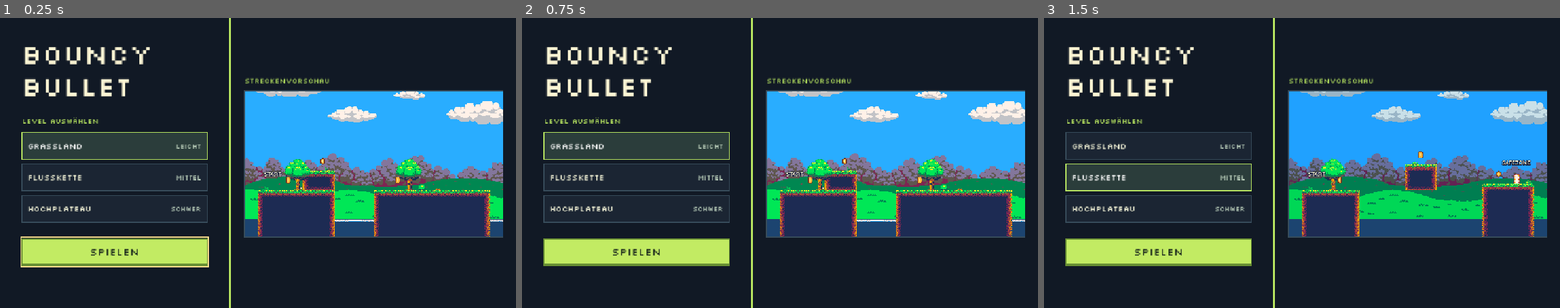
Above: before the commit, frames 1-3 (left to right).
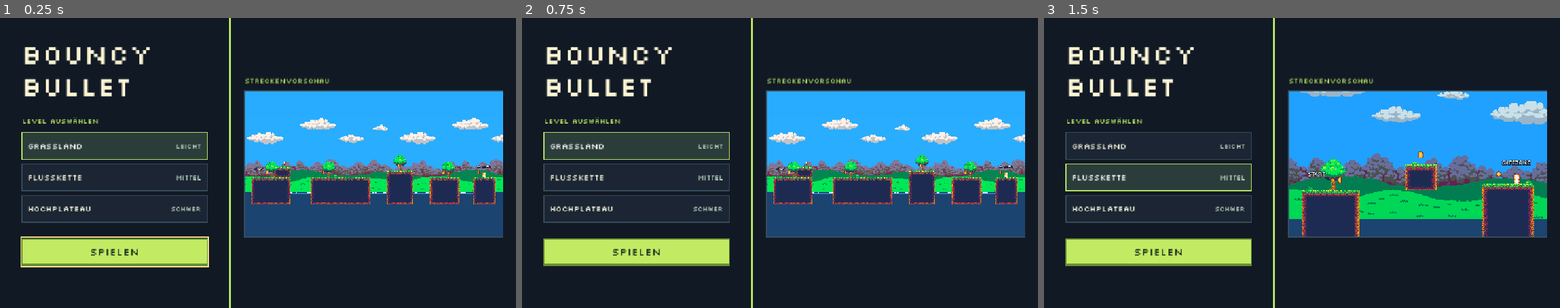
Above: after the commit, the same moments.

Repository: yuvraj-taparia/Bouncy-Bullet
Game: Godot game, scene res://main.tscn
The game is run twice, just before and just after one commit, with the same random seed, the same clock (stepped at 60 frames per second) and the same inputs.
Inputs:
- Up to frame 1 (0.25 s): no input
- Up to frame 2 (0.75 s): click "GrassLand" at 0.5 s
- Up to frame 3 (1.5 s): click "Flusskette" at 1.25 s

The runs differ from the first frame. In frame 1, 13% of the frame differs, in the area x 47-98%, y 25-76%; in frame 2, 13%; in frame 3, nothing differs.

Commit message:
Fit the gameplay camera and preview to each map

Diff:
--- a/game/game.gd
+++ b/game/game.gd
@@ -23,6 +23,8 @@
 	add_child(level)
 	move_child(level, 0)
 	player.global_position = _spawn_point()
+	var terrain: TileMapLayer = level.get_node("Terrain")
+	player.camera.limit_right = terrain.get_used_rect().end.x * terrain.tile_set.tile_size.x + 76
 	player.camera.reset_smoothing()
 	player.ammo_changed.connect(hud.set_ammo)
 	player.fired.connect(func(): _shots += 1)
--- a/ui/game_menu.gd
+++ b/ui/game_menu.gd
@@ -12,6 +12,7 @@
 @onready var play_button: Button = %Play
 @onready var back_button: Button = %Back
 @onready var preview_viewport: SubViewport = %Viewport
+@onready var preview_camera: Camera2D = %Viewport/Camera2D
 var active_game: Node2D
 var preview_level: Node2D
 
@@ -29,6 +30,12 @@
 	preview_level = LEVELS[selected.get_index()].instantiate()
 	preview_level.process_mode = Node.PROCESS_MODE_DISABLED
 	preview_viewport.add_child(preview_level)
+	var terrain: TileMapLayer = preview_level.get_node("Terrain")
+	var tile_width := terrain.tile_set.tile_size.x
+	var bounds := terrain.get_used_rect()
+	var width := float(bounds.size.x * tile_width)
+	preview_camera.position.x = (bounds.position.x + bounds.size.x * 0.5) * tile_width
+	preview_camera.zoom = Vector2.ONE * minf(0.9, preview_viewport.size.x / (width + 64.0))
 
 
 func _unhandled_input(event: InputEvent) -> void:
